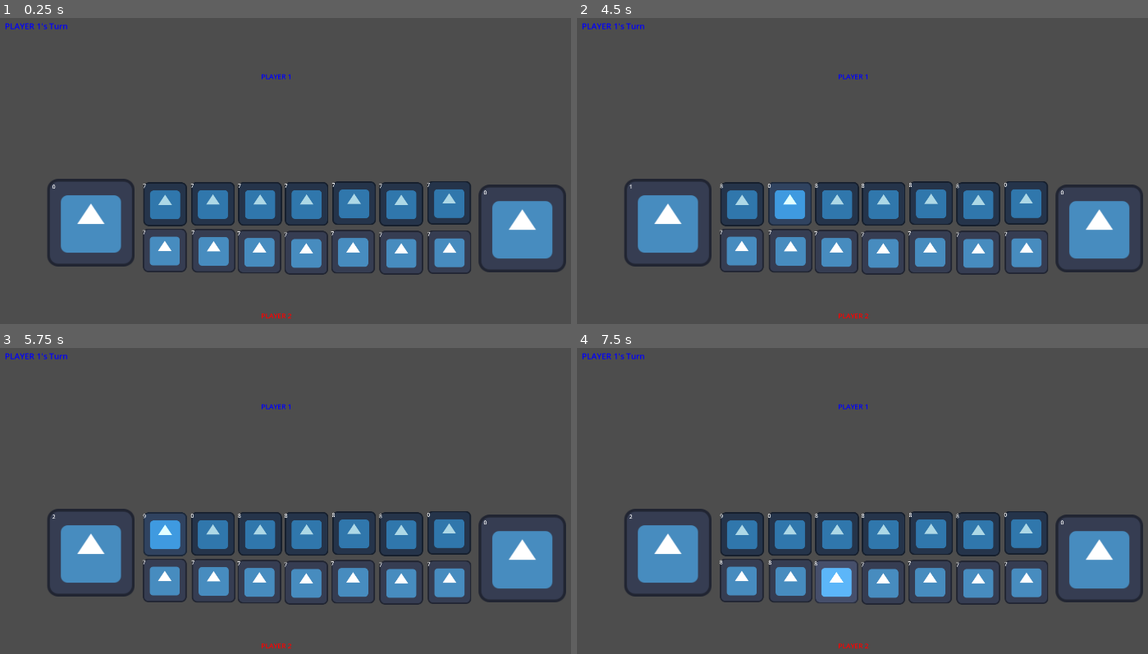
Above: before the commit, frames 1-4 (two rows, left to right).
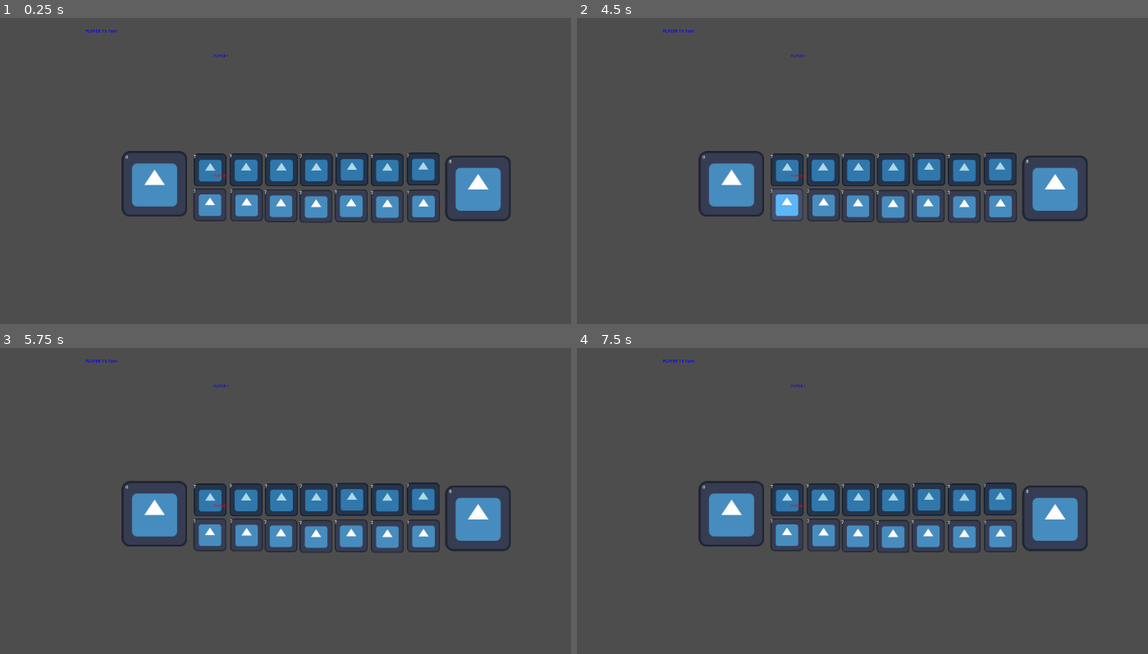
Above: after the commit, the same moments.

Repository: Hoplyman/GameHackathon-Achuuuspekoply
Game: Godot game, scene res://scenes/Board.tscn
Two runs of this game, one before a commit and one after it. Both use one fixed random seed, a clock stepped at 60 frames per second and the inputs below. The engine's default icon, where the game draws it, is replaced by a stand-in: a white triangle on a blue panel in a dark square.
Inputs (mouse positions are in pixels of both pictures, inside the frame that each line leads up to):
- Up to frame 1 (0.25 s): no input
- Up to frame 2 (4.5 s): tap Enter at 0.5, 2, 4.25 s; move the mouse to (1028, 201) at 0.52 s; click (1028, 201) at 0.67 s; tap Space at 1.25, 3.5 s; move the mouse to (976, 204) at 1.27 s; click (976, 204) at 1.42 s; move the mouse to (931, 204) at 2.02 s; click (931, 204) at 2.17 s; move the mouse to (885, 204) at 2.77 s; click (885, 204) at 2.92 s; move the mouse to (839, 204) at 3.52 s; click (839, 204) at 3.67 s; move the mouse to (788, 204) at 4.27 s; click (788, 204) at 4.42 s
- Up to frame 3 (5.75 s): tap Space at 5 s; move the mouse to (165, 534) at 5.02 s; click (165, 534) at 5.17 s
- Up to frame 4 (7.5 s): move the mouse to (742, 580) at 5.77 s; click (742, 580) at 5.92 s; move the mouse to (788, 580) at 6.52 s; click (788, 580) at 6.67 s; move the mouse to (833, 580) at 7.27 s; click (833, 580) at 7.42 s

The runs differ from the first frame. In frame 1, 21% of the frame differs, in the area x 0-100%, y 1-99%; in frame 2, 21%; in frame 3, 21%; in frame 4, 21%.

Commit message:
Add Board scene script and update layout
Added board.gd script to the Board scene and attached it. Updated Board.tscn to include a Camera2D node and adjusted resource references. Changed project window size to 1280x720 and set aspect to expand for improved display. Minor cleanup in .tscn files to remove unused load_steps.

Diff:
--- a/project.godot
+++ b/project.godot
@@ -21,9 +21,10 @@
 
 [display]
 
-window/size/viewport_width=1920
-window/size/viewport_height=1080
+window/size/viewport_width=1280
+window/size/viewport_height=720
 window/stretch/mode="viewport"
+window/stretch/aspect="expand"
 
 [rendering]
 
--- a/scenes/Board.tscn
+++ b/scenes/Board.tscn
@@ -1,10 +1,12 @@
-[gd_scene load_steps=4 format=3 uid="uid://5gfo7bqx7y0u"]
+[gd_scene load_steps=5 format=3 uid="uid://5gfo7bqx7y0u"]
 
-[ext_resource type="PackedScene" uid="uid://crgh76dqr0wvu" path="res://objects/Pit.tscn" id="1_qails"]
+[ext_resource type="PackedScene" path="res://objects/Pit.tscn" id="1_qails"]
+[ext_resource type="Script" uid="uid://b3vvq5tna3oo7" path="res://scenes/board.gd" id="1_w6jgk"]
 [ext_resource type="Script" uid="uid://shj56ksng2wf" path="res://scenes/GameManager.gd" id="2_hs2ul"]
-[ext_resource type="PackedScene" uid="uid://c6sjqtnwnp0gx" path="res://objects/MainHouse.tscn" id="3_66b1s"]
+[ext_resource type="PackedScene" path="res://objects/MainHouse.tscn" id="3_66b1s"]
 
 [node name="Board" type="Node2D"]
+script = ExtResource("1_w6jgk")
 
 [node name="Pit1" parent="." groups=["pits"] instance=ExtResource("1_qails")]
 position = Vector2(1285, 519)
@@ -56,3 +58,7 @@
 
 [node name="MainHouse2" parent="." groups=["main_houses"] instance=ExtResource("3_66b1s")]
 position = Vector2(1564, 659)
+
+[node name="Camera2D" type="Camera2D" parent="."]
+position = Vector2(931, 657)
+zoom = Vector2(0.75, 0.75)
--- /dev/null
+++ b/scenes/board.gd
@@ -0,0 +1,11 @@
+extends Node2D
+
+
+# Called when the node enters the scene tree for the first time.
+func _ready() -> void:
+	pass # Replace with function body.
+
+
+# Called every frame. 'delta' is the elapsed time since the previous frame.
+func _process(delta: float) -> void:
+	pass
Not shown: 1 places in objects/gui.tscn that only renumber resources
Not shown: 1 places in objects/sungka_board.tscn that only renumber resources
Not shown, added: scenes/board.gd.uid
